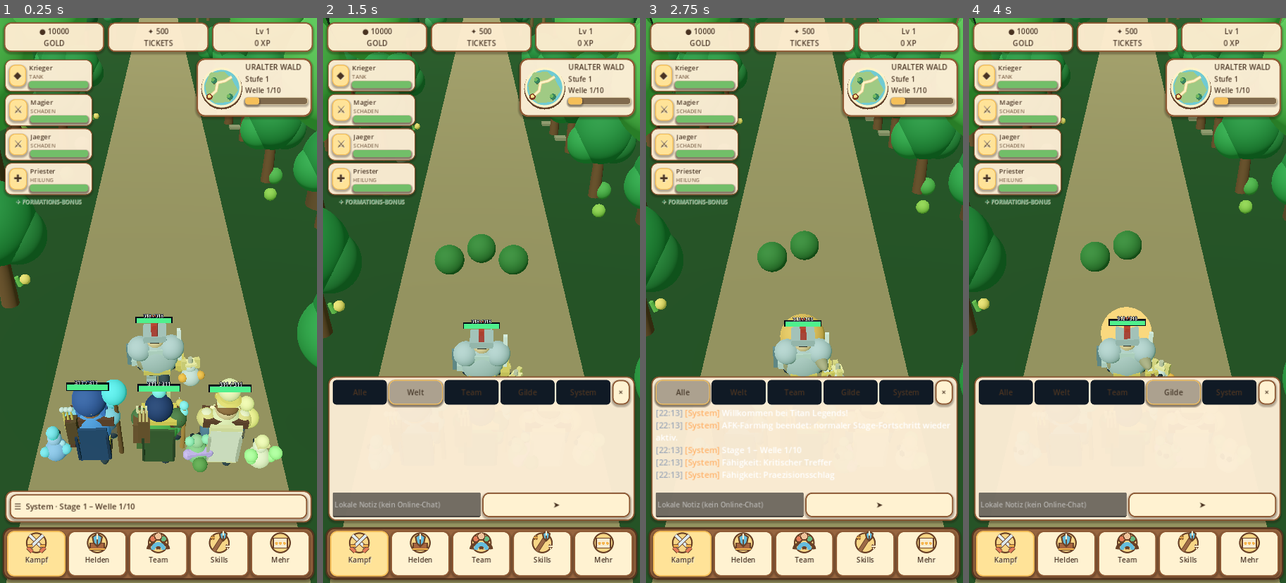
Above: before the commit, frames 1-4 (left to right).
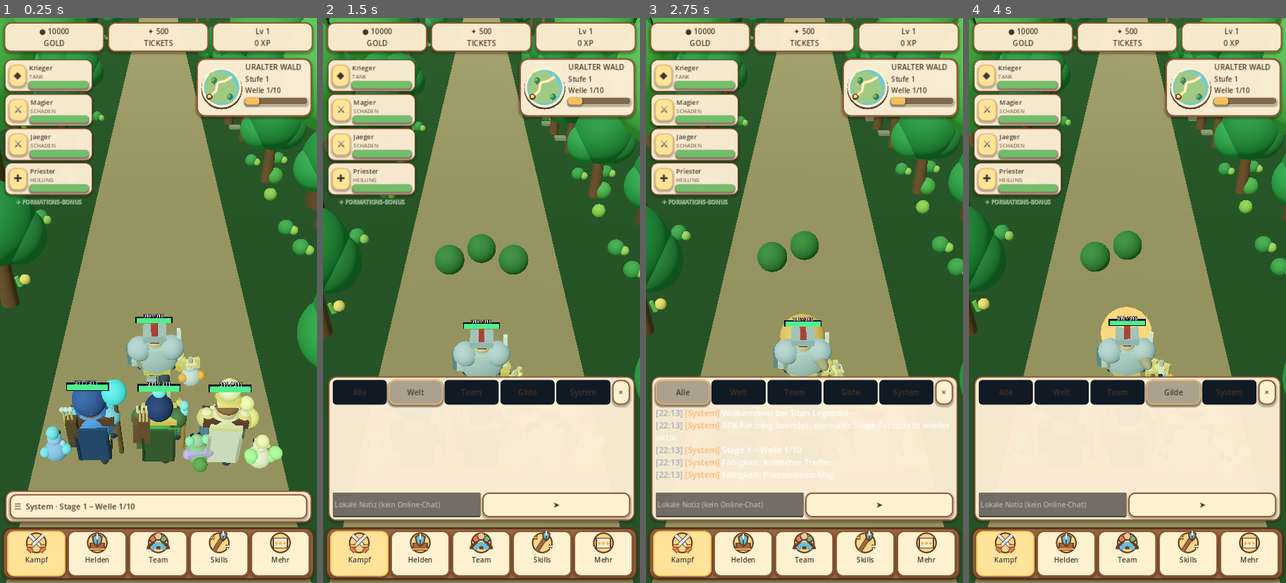
Above: after the commit, the same moments.

Repository: xynewageyx/TitanLegend
Game: Godot game, scene res://scenes/main.tscn
Same seed, same stepped clock (60 frames per second), same inputs: the game is played once before the commit and once after it.
Inputs:
- Up to frame 1 (0.25 s): no input
- Up to frame 2 (1.5 s): click "☰ System · Stage 1 – Welle 1/…" at 0.5 s; click "Welt" at 1.25 s
- Up to frame 3 (2.75 s): click "Alle" at 2 s
- Up to frame 4 (4 s): click "Team" at 2.75 s; click "Gilde" at 3.5 s

The runs differ from the first frame. In frame 1, 0.5% of the frame differs, in the area x 11-100%, y 3-42%; in frame 2, 0.6%, in the area x 8-100%, y 4-46%; in frame 3, 0.6%; in frame 4, 0.6%.

Commit message:
Visual: add lightweight element-specific roadside scenery across all biomes

Diff:
--- a/scripts/biome_manager.gd
+++ b/scripts/biome_manager.gd
@@ -64,6 +64,9 @@
  # Geringe Anzahl zusaetzlicher Objekte, damit Android fluessig bleibt.
  _add_biome_details()
 
+ # Distinct, low-cost roadside accents for every element (outside the 7m path).
+ _add_element_roadside_accents()
+
  # Elementare Landmarken als sichtbare Unterscheidung der Gebiete.
  DesignDetails.scenery(terrain, current_biome)
  if current_biome == 3:
@@ -129,3 +132,36 @@
    BiomeType.CHAOS:
     var fragment := VisualFactory.box(terrain, Vector3(0.9, 1.2, 0.8), at + Vector3(0, 1.0, 0), Color("#b84d83"))
     fragment.rotation.z = 0.35
+
+func _add_element_roadside_accents() -> void:
+ # Shared geometry budget, distinct palette and silhouette per element.
+ var rng := RandomNumberGenerator.new()
+ rng.seed = 61200 + current_biome
+ for i in range(16):
+  var side: float = -1.0 if i % 2 == 0 else 1.0
+  var x: float = side * rng.randf_range(4.8, 8.8)
+  var z: float = rng.randf_range(-68.0, 12.0)
+  var at := Vector3(x, 0.18, z)
+  match current_biome:
+   BiomeType.NATURE:
+    VisualFactory.sphere(terrain, 0.38, at + Vector3(0.0, 0.18, 0.0), Color("#3d8948"))
+    VisualFactory.sphere(terrain, 0.22, at + Vector3(0.35, 0.13, 0.2), Color("#91b957"))
+   BiomeType.FIRE:
+    VisualFactory.box(terrain, Vector3(0.9, 0.14, 0.65), at, Color("#ec742e"))
+   BiomeType.WATER:
+    VisualFactory.sphere(terrain, 0.42, at, Color("#56c2d6"))
+   BiomeType.EARTH:
+    VisualFactory.box(terrain, Vector3(0.85, 0.48, 0.7), at, Color("#87755b"))
+   BiomeType.LIGHT:
+    VisualFactory.sphere(terrain, 0.36, at + Vector3(0.0, 0.48, 0.0), Color("#f2df9e"))
+   BiomeType.SHADOW:
+    VisualFactory.cylinder(terrain, 1.0, 0.26, at + Vector3(0.0, 0.4, 0.0), Color("#59416f"))
+   BiomeType.WIND:
+    VisualFactory.sphere(terrain, 0.3, at + Vector3(0.0, 0.9, 0.0), Color("#b1dde0"))
+   BiomeType.ICE:
+    VisualFactory.cylinder(terrain, 0.85, 0.27, at + Vector3(0.0, 0.35, 0.0), Color("#bdeaf5"))
+   BiomeType.LIGHTNING:
+    VisualFactory.box(terrain, Vector3(0.28, 1.1, 0.28), at + Vector3(0.0, 0.5, 0.0), Color("#829af0"))
+   BiomeType.CHAOS:
+    var shard := VisualFactory.box(terrain, Vector3(0.5, 0.8, 0.4), at + Vector3(0.0, 0.4, 0.0), Color("#c257a1"))
+    shard.rotation.z = 0.32
